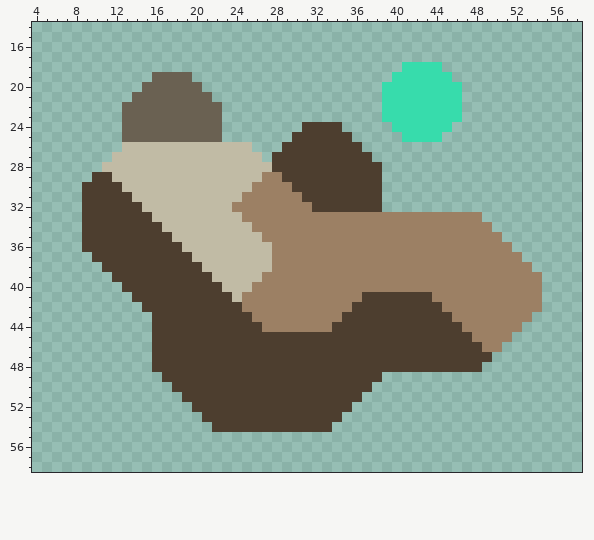
Pixel-art sprite -- assets/sprites/ui/sectors/sector-xenrose-Burnt-hills.png. The picture above was drawn from the file before the commit.
The file is 64x64 pixels. Shown: x 4..58, y 14..58.
Now the later version:
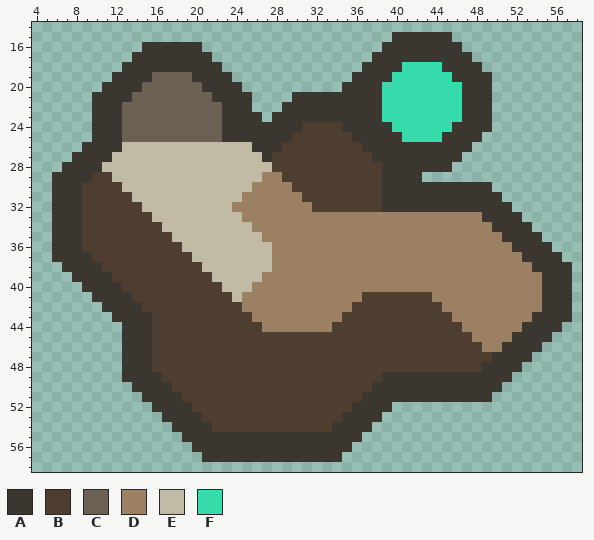
Palette (. is transparent): A #3c3630  B #4d3e2f  C #6a6152  D #9c8064  E #c1bba5  F #37dcac
Changes in this commit:
Changed rows in their new state; - is an unchanged pixel.
first column x 6:
15 ----------------------------------AAAAAA------------
16 ---------AAAAAA------------------AAAAAAAA-----------
17 --------AAAAAAAA----------------AAAAAAAAAA----------
18 -------AAAAAAAAAA--------------AAAA----AAAA---------
19 ------AAAA----AAAA------------AAAA------AAAA--------
20 -----AAAA------AAAA----------AAAA--------AAA--------
21 ----AAAA--------AAAA----AAAAAAAAA--------AAA--------
22 ----AAA----------AAA---AAAAAAAAAA--------AAA--------
23 ----AAA----------AAAA-AAAAAAAAAAA--------AAA--------
24 ----AAA----------AAAAAAAA----AAAAA------AAAA--------
25 ----AAA----------AAAAAAA------AAAAA----AAAA---------
26 ---AAAA-------------AAA--------AAAAAAAAAAA----------
27 --AAAA---------------A----------AAAAAAAAA-----------
28 -AAAA----------------------------AAAAAAA------------
29 AAAA-----------------------------AAAA---------------
30 AAA------------------------------AAAAAAAAAAA--------
31 AAA------------------------------AAAAAAAAAAAA-------
32 AAA------------------------------AAAAAAAAAAAAA------
33 AAA----------------------------------------AAAA-----
34 AAA-----------------------------------------AAAA----
35 AAA------------------------------------------AAAA---
36 AAA-------------------------------------------AAAA--
37 AAAA-------------------------------------------AAAA-
38 -AAAA-------------------------------------------AAAA
39 --AAAA-------------------------------------------AAA
40 ---AAAA------------------------------------------AAA
41 ----AAAA-----------------------------------------AAA
42 -----AAAA----------------------------------------AAA
43 ------AAAA--------------------------------------AAAA
44 -------AAA-------------------------------------AAAA-
45 -------AAA------------------------------------AAAA--
46 -------AAA-----------------------------------AAAA---
47 -------AAA----------------------------------AAAA----
48 -------AAA---------------------------------AAAA-----
49 -------AAAA----------------------AAAAAAAAAAAAA------
50 --------AAAA--------------------AAAAAAAAAAAAA-------
51 ---------AAAA------------------AAAAAAAAAAAAA--------
52 ----------AAAA----------------AAAA------------------
53 -----------AAAA--------------AAAA-------------------
54 ------------AAAA------------AAAA--------------------
55 -------------AAAAAAAAAAAAAAAAAA---------------------
56 --------------AAAAAAAAAAAAAAAA----------------------
57 ---------------AAAAAAAAAAAAAA-----------------------
Where, in picture pixels (left, top, right, bottom), the same in both pictures:
added: (52, 32, 572, 462)
